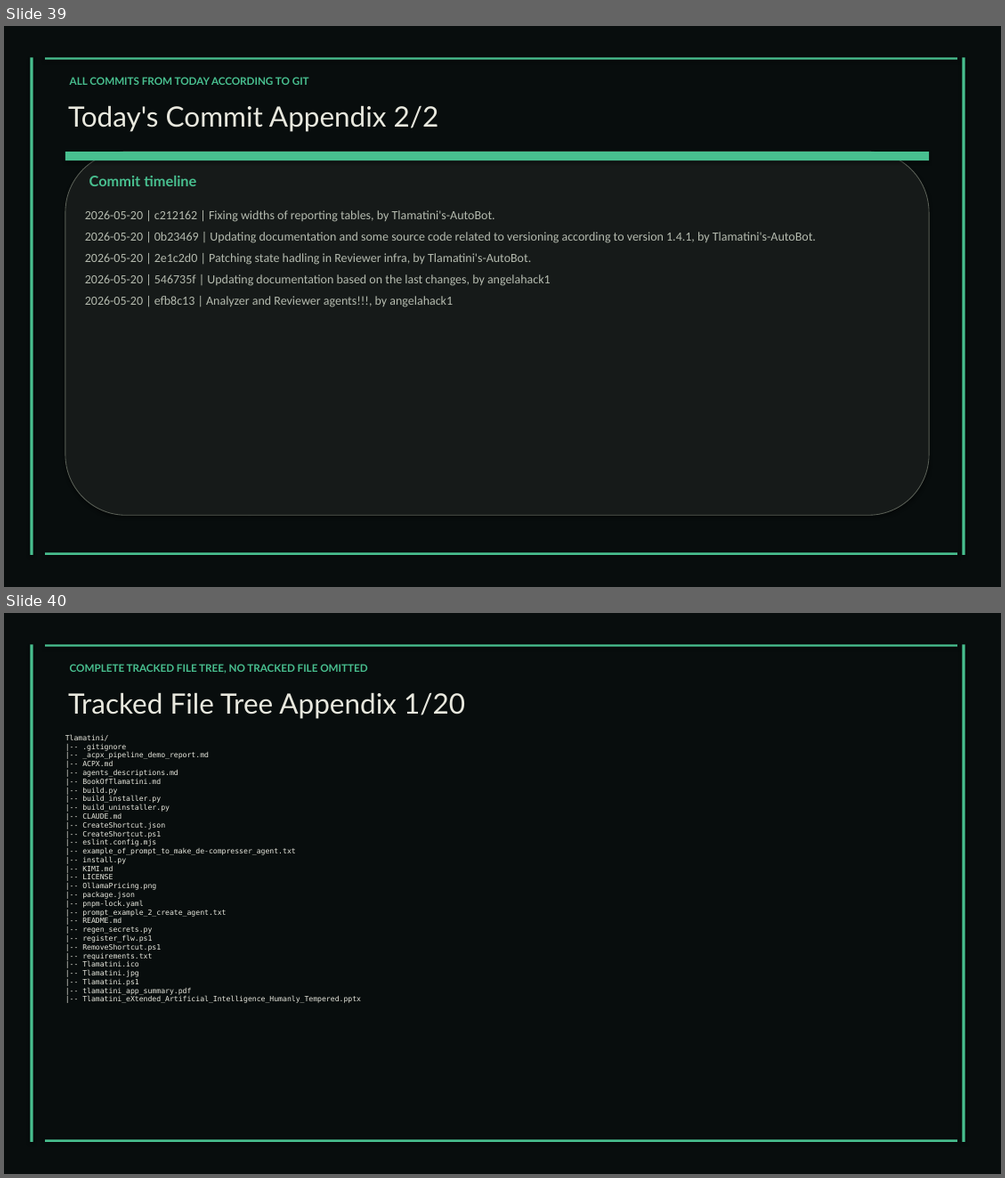
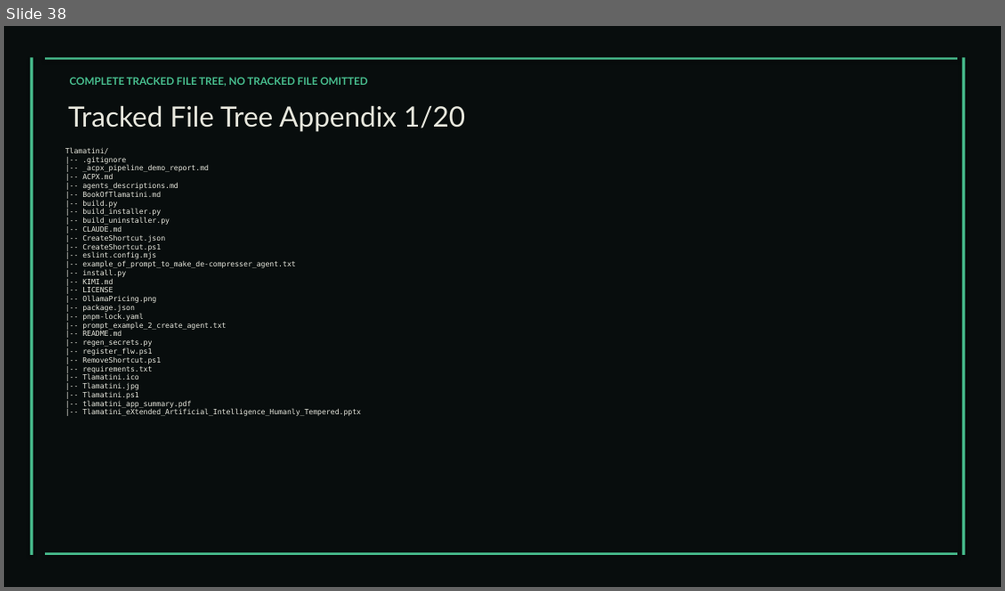
Before and after one commit to XAIHT/Tlamatini, a slide deck: Tlamatini_eXtended_Artificial_Intelligence_Humanly_Tempered.pptx. Shown one above the other, each under a label of ours: slides 39 and 40 before the commit, slide 38 after it. The pictures are 1005x1178 and 1005x591 pixels, drawn with LibreOffice and Linux fonts; fonts in the diff are those of the drawing. Boxes give left, top, right and bottom in pixels: in the first picture for what was removed or moved away, otherwise in the second. Text is boxed around its words. In the diff, an @@ line names an element or a change of style, - is before the commit and + after.

Commit message:
Updating visual assets, by angelahack1

```diff
--- a/Tlamatini_eXtended_Artificial_Intelligence_Humanly_Tempered.pptx
+++ b/Tlamatini_eXtended_Artificial_Intelligence_Humanly_Tempered.pptx
@@ slide 39 removed at (4, 26, 1001, 587), background #FFFFFF @@
@@ rectangle removed at (4, 26, 1001, 587) @@
@@ rectangle removed at (30, 57, 33, 555) @@
@@ rectangle removed at (45, 57, 957, 60) @@
@@ text removed at (70, 77, 309, 85) @@
-ALL COMMITS FROM TODAY ACCORDING TO GIT
@@ rectangle removed at (962, 57, 965, 555) @@
@@ text removed at (68, 105, 439, 132) @@
-Today's Commit Appendix 2/2
@@ rounded rectangle removed at (65, 151, 929, 515) @@
@@ rectangle removed at (65, 151, 929, 160) @@
@@ text removed at (89, 176, 196, 186) @@
-Commit timeline
@@ text removed at (85, 210, 816, 307) @@
-2026-05-20 | c212162 | Fixing widths of reporting tables, by Tlamatini's-AutoBot.
-2026-05-20 | 0b23469 | Updating documentation and some source code related to versioning according to version 1.4.1, by Tlamatini's-AutoBot.
-2026-05-20 | 2e1c2d0 | Patching state hadling in Reviewer infra, by Tlamatini's-AutoBot.
-2026-05-20 | 546735f | Updating documentation based on the last changes, by angelahack1
-2026-05-20 | efb8c13 | Analyzer and Reviewer agents!!!, by angelahack1
@@ rectangle removed at (45, 553, 957, 555) @@
@@ what was slide 40 is now slide 38 @@
```
Also in this commit, not shown: 3 slides changed, 1 other slide removed, 1 other file.
